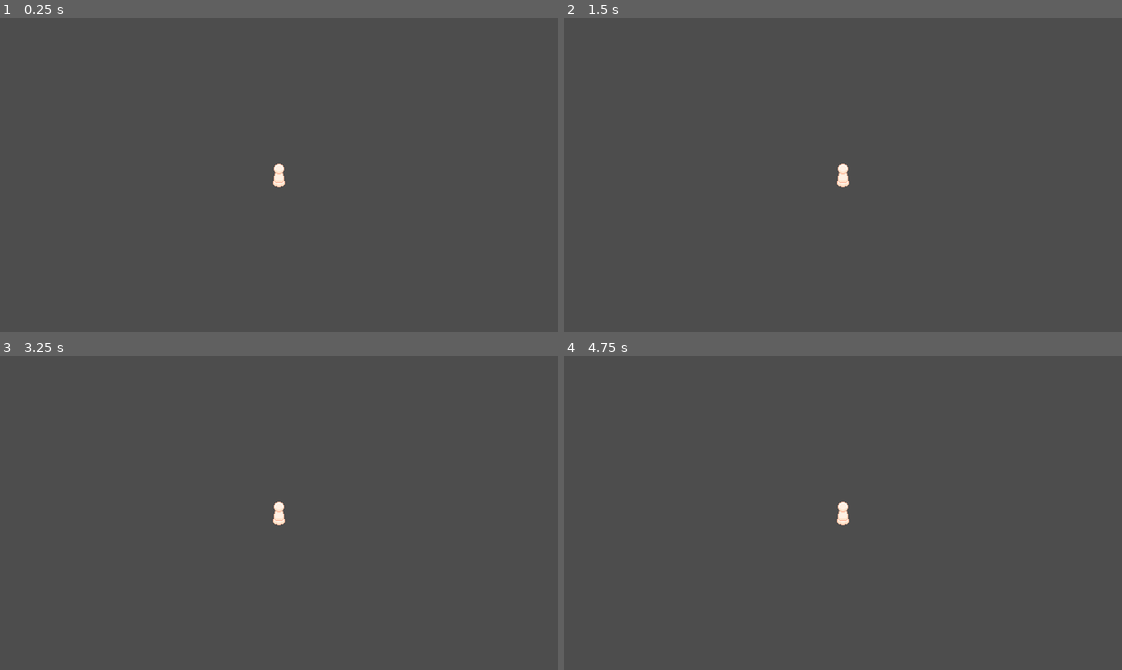
Above: before the commit, frames 1-4 (two rows, left to right).
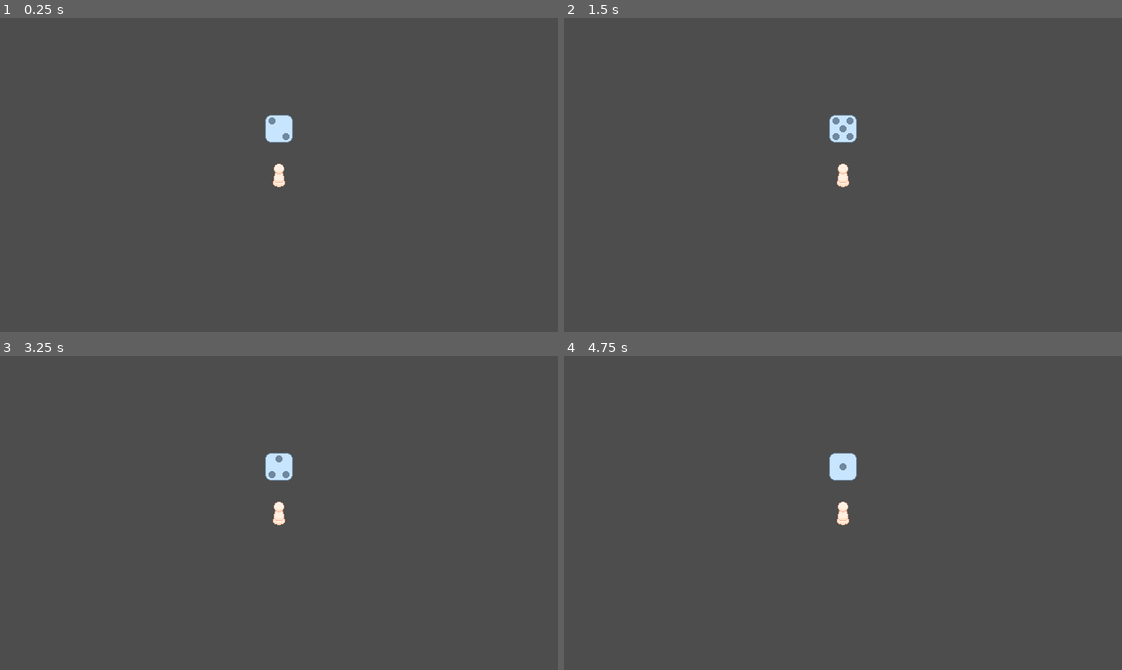
Above: after the commit, the same moments.

Repository: EnderS4m/SmorgasBoard
Game: Godot game, scene res://scenes/Main.tscn
Two runs of this game, one before a commit and one after it. Both use one fixed random seed, a clock stepped at 60 frames per second and the inputs below.
Inputs:
- Up to frame 1 (0.25 s): no input
- Up to frame 2 (1.5 s): no input
- Up to frame 3 (3.25 s): tap Enter at 2.75 s
- Up to frame 4 (4.75 s): tap Space at 3.5 s

The runs differ from the first frame. In frame 1, 0.4% of the frame differs, in the area x 47-53%, y 30-40%; in frame 2, 0.4%; in frame 3, 0.4%; in frame 4, 0.4%.

Commit message:
Roll the Dice
Adding the dice assets and getting the animation to work. The dice changes to a random frame and sets the result variable accordingly

Diff:
--- /dev/null
+++ b/assets/scripts/entity/dice.gd
@@ -0,0 +1,17 @@
+extends AnimatedSprite2D
+
+@onready var dice = $"."
+
+var oldFrame: int = 0
+var result: int = 0
+
+# Called when the node enters the scene tree for the first time.
+func _ready():
+	dice.frame = randi_range(0,5)
+	oldFrame = dice.frame
+	dice.play("diceRoll",1.5)
+
+func _on_frame_changed():
+	dice.frame = randi_range(0,5)
+	result = dice.frame + 1
+	print(result)
--- a/scenes/Main.tscn
+++ b/scenes/Main.tscn
@@ -1,9 +1,13 @@
-[gd_scene load_steps=2 format=3 uid="uid://dug2kgqgvg4bu"]
+[gd_scene load_steps=3 format=3 uid="uid://dug2kgqgvg4bu"]
 
 [ext_resource type="PackedScene" uid="uid://1vm1vmbay2x7" path="res://scenes/entity/player_piece.tscn" id="1_elqb8"]
+[ext_resource type="PackedScene" uid="uid://dplfoqijp7lxg" path="res://scenes/entity/dice.tscn" id="2_rvslj"]
 
 [node name="Main" type="Node2D"]
 
 [node name="PlayerPiece" parent="." instance=ExtResource("1_elqb8")]
 
+[node name="Dice" parent="PlayerPiece" instance=ExtResource("2_rvslj")]
+position = Vector2(0, -53)
+
 [node name="Camera2D" type="Camera2D" parent="."]
--- /dev/null
+++ b/scenes/entity/dice.tscn
@@ -0,0 +1,61 @@
+[gd_scene load_steps=10 format=3 uid="uid://dplfoqijp7lxg"]
+
+[ext_resource type="Texture2D" uid="uid://cms8o7jbnuw03" path="res://assets/sprites/entity/dice.png" id="1_cb4la"]
+[ext_resource type="Script" uid="uid://d1cvisbmiotwy" path="res://assets/scripts/entity/dice.gd" id="2_2ws8x"]
+
+[sub_resource type="AtlasTexture" id="AtlasTexture_2ws8x"]
+atlas = ExtResource("1_cb4la")
+region = Rect2(0, 0, 32, 32)
+
+[sub_resource type="AtlasTexture" id="AtlasTexture_bh6tn"]
+atlas = ExtResource("1_cb4la")
+region = Rect2(32, 0, 32, 32)
+
+[sub_resource type="AtlasTexture" id="AtlasTexture_jnswe"]
+atlas = ExtResource("1_cb4la")
+region = Rect2(64, 0, 32, 32)
+
+[sub_resource type="AtlasTexture" id="AtlasTexture_fnlf4"]
+atlas = ExtResource("1_cb4la")
+region = Rect2(96, 0, 32, 32)
+
+[sub_resource type="AtlasTexture" id="AtlasTexture_w8cdg"]
+atlas = ExtResource("1_cb4la")
+region = Rect2(128, 0, 32, 32)
+
+[sub_resource type="AtlasTexture" id="AtlasTexture_50ngp"]
+atlas = ExtResource("1_cb4la")
+region = Rect2(160, 0, 32, 32)
+
+[sub_resource type="SpriteFrames" id="SpriteFrames_fnq31"]
+animations = [{
+"frames": [{
+"duration": 1.0,
+"texture": SubResource("AtlasTexture_2ws8x")
+}, {
+"duration": 1.0,
+"texture": SubResource("AtlasTexture_bh6tn")
+}, {
+"duration": 1.0,
+"texture": SubResource("AtlasTexture_jnswe")
+}, {
+"duration": 1.0,
+"texture": SubResource("AtlasTexture_fnlf4")
+}, {
+"duration": 1.0,
+"texture": SubResource("AtlasTexture_w8cdg")
+}, {
+"duration": 1.0,
+"texture": SubResource("AtlasTexture_50ngp")
+}],
+"loop": true,
+"name": &"diceRoll",
+"speed": 5.0
+}]
+
+[node name="Dice" type="AnimatedSprite2D"]
+sprite_frames = SubResource("SpriteFrames_fnq31")
+animation = &"diceRoll"
+script = ExtResource("2_2ws8x")
+
+[connection signal="frame_changed" from="." to="." method="_on_frame_changed"]
--- a/scenes/entity/player_piece.tscn
+++ b/scenes/entity/player_piece.tscn
@@ -2,7 +2,5 @@
 
 [ext_resource type="Texture2D" uid="uid://bc25phqb6y322" path="res://assets/sprites/entity/placeholder_player_pawn.png" id="1_2jta7"]
 
-[node name="PlayerPiece" type="Node2D"]
-
-[node name="Sprite2D" type="Sprite2D" parent="."]
+[node name="PlayerPiece" type="Sprite2D"]
 texture = ExtResource("1_2jta7")
Not shown, added: assets/scripts/entity/dice.gd.uid
Binary file added: assets/sprites/entity/dice.png
Not shown, added: assets/sprites/entity/dice.png.import
